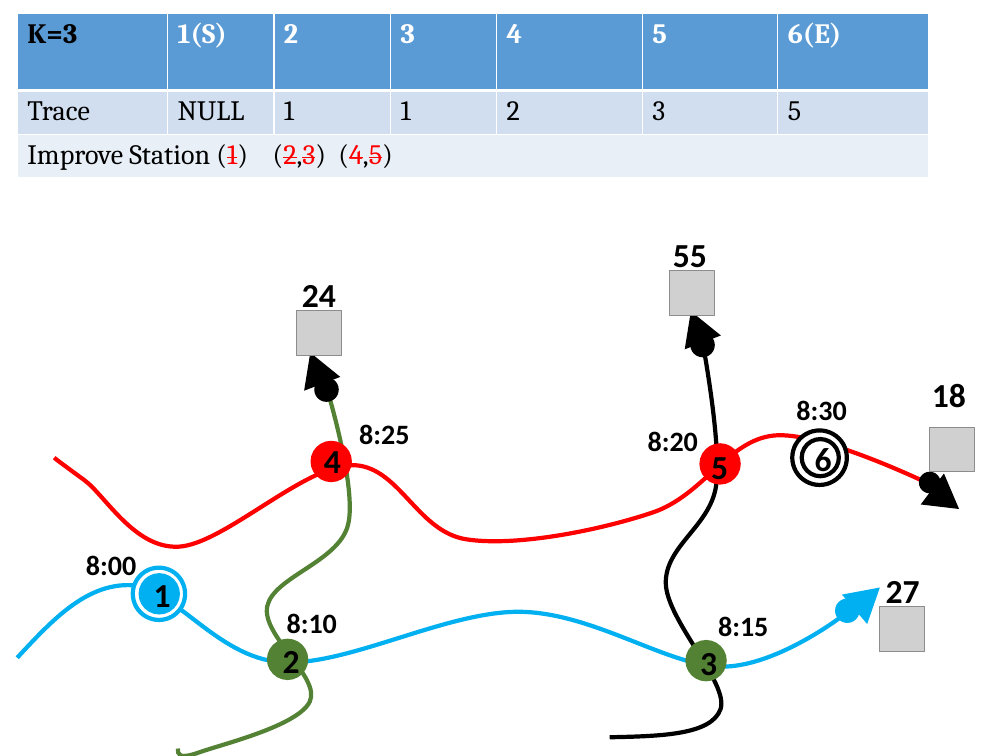
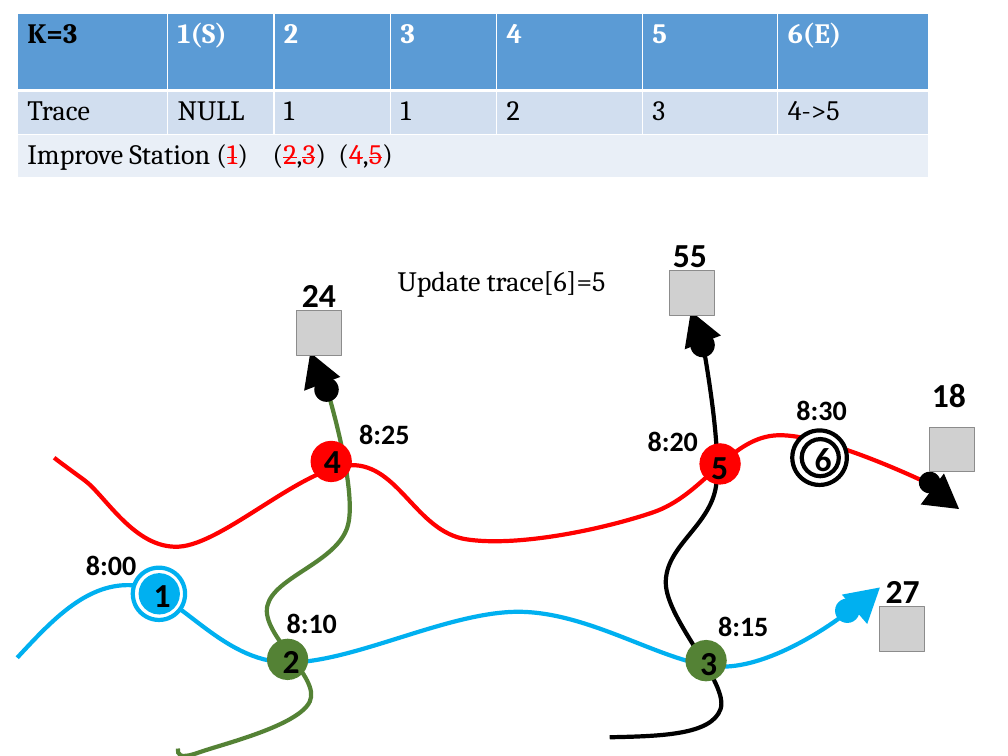
Before and after one commit to hqt/street-router, a slide deck: slide 45 of Document/presentation/bus/4 raptor new.pptx (slide 48 before the commit). Drawn at 1008x756 pixels with LibreOffice and Linux fonts; fonts in the diff are those of the drawing; grey boxes stand for pictures. Boxes give left, top, right and bottom in pixels: in the first picture for what was removed or moved away, otherwise in the second. Text is boxed around its words. In the diff, an @@ line names an element or a change of style, - is before the commit and + after.

```diff
--- a/Document/presentation/bus/4 raptor new.pptx
+++ b/Document/presentation/bus/4 raptor new.pptx
@@ table at (x1=17, y1=13, x2=927, y2=177) @@
-row 2, column 7: 5
+row 2, column 7: 4->5
@@ text added at (x1=398, y1=271, x2=606, y2=297), 20 pt, text #000000 @@
+Update trace[6]=5
```
Also in this commit, not shown: 31 other slides changed, 4 slides added, 2 slides removed, 13 other files.
